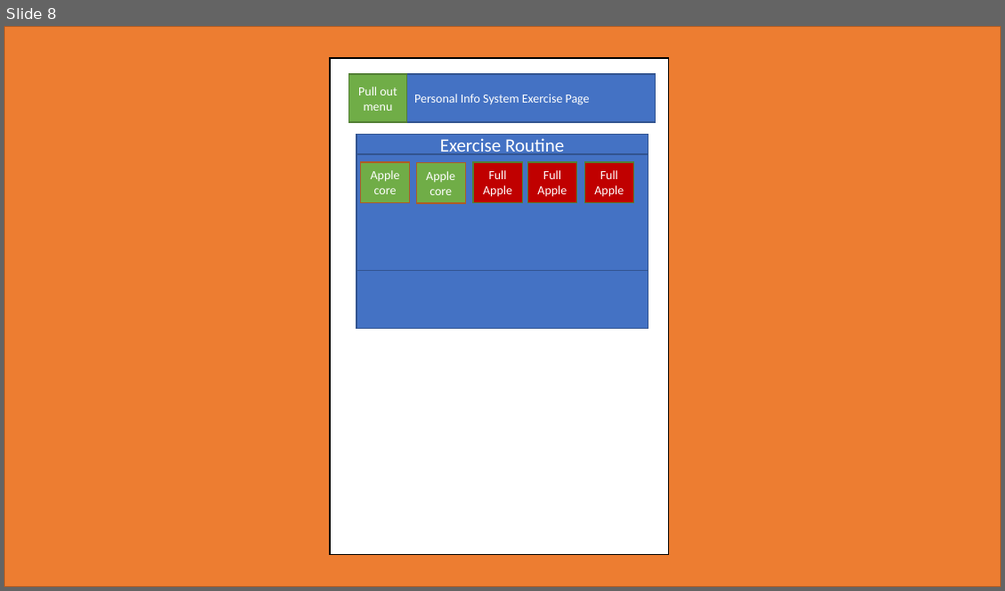
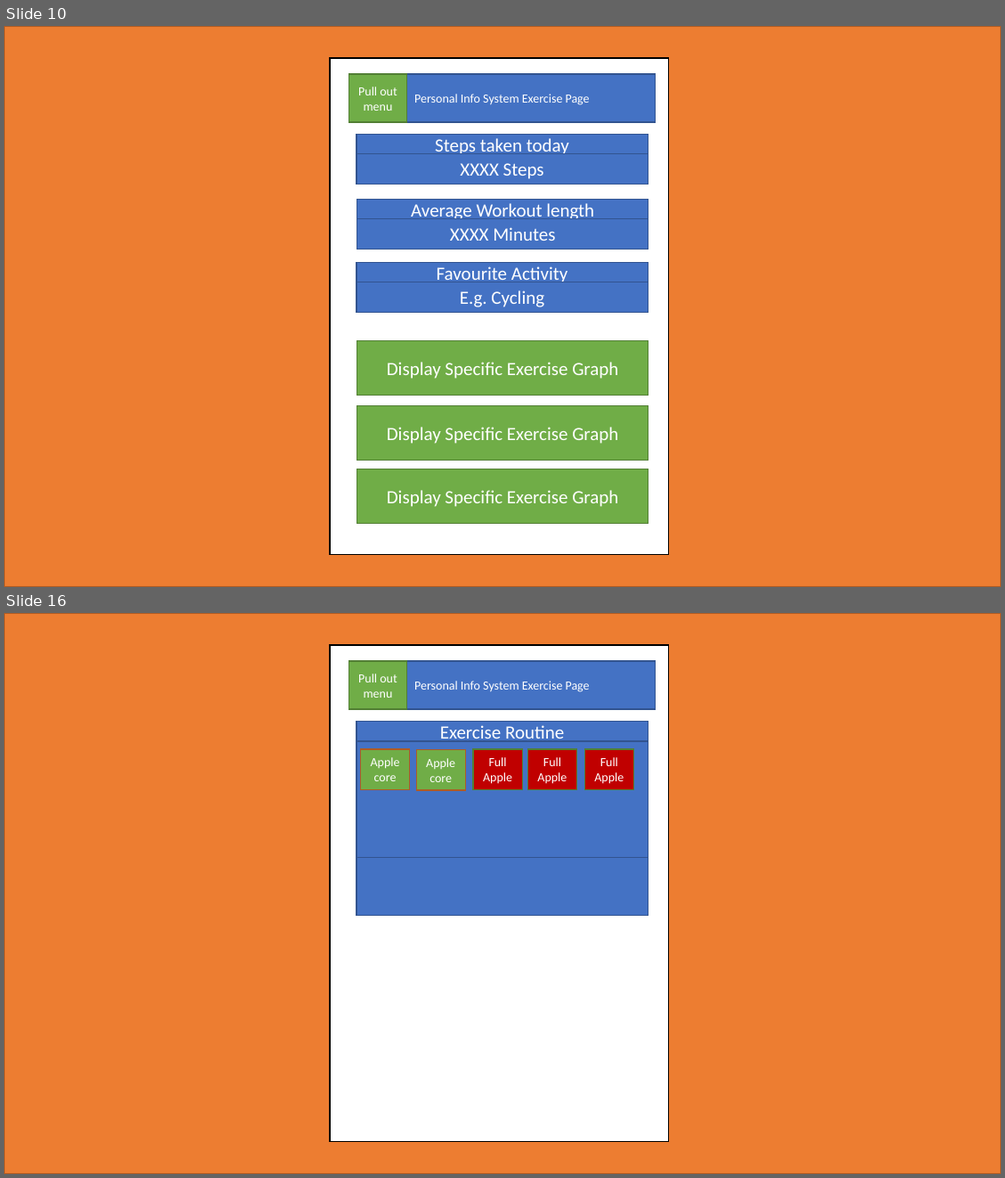
Before and after one commit to CM10313-Group-19/Personal-Infomatics-Software, a slide deck: ProjectInformation/Powerpoint designs/V1/powerpoint design.pptx. Shown one above the other, each under a label of ours: slide 8 before the commit, slides 10 and 16 after it; the slides between them are not shown. The pictures are 1005x591 and 1005x1178 pixels, drawn with LibreOffice and Linux fonts; fonts in the diff are those of the drawing. Boxes give left, top, right and bottom in pixels: in the first picture for what was removed or moved away, otherwise in the second. Text is boxed around its words. In the diff, an @@ line names an element or a change of style, - is before the commit and + after.

```diff
--- a/ProjectInformation/Powerpoint designs/V1/powerpoint design.pptx
+++ b/ProjectInformation/Powerpoint designs/V1/powerpoint design.pptx
@@ slide 10 added at (4,26,1001,587), background #FFFFFF @@
@@ rectangle added at (4,26,1001,587), fill #ED7D31, outline #AF5C24 1 pt @@
@@ rectangle added at (330,58,669,555), fill #FFFFFF, outline #000000 1 pt @@
@@ rectangle added at (348,74,655,122), fill #4472C4, outline #325491 1 pt, 12 pt, text #FFFFFF @@
+Personal Info System Exercise Page
@@ rectangle added at (348,74,407,122), fill #70AD47, outline #538035 1 pt, 12 pt, text #FFFFFF @@
+Pull out menu
@@ rectangle added at (356,135,647,155), fill #4472C4, outline #325491 1 pt, 18 pt, text #FFFFFF @@
+Steps taken today
@@ rectangle added at (356,154,647,184), fill #4472C4, outline #325491 1 pt, 18 pt, text #FFFFFF @@
+XXXX Steps
@@ rectangle added at (357,200,648,220), fill #4472C4, outline #325491 1 pt, 18 pt, text #FFFFFF @@
+Average Workout length
@@ rectangle added at (357,219,648,248), fill #4472C4, outline #325491 1 pt, 18 pt, text #FFFFFF @@
+XXXX Minutes
@@ rectangle added at (356,263,647,282), fill #4472C4, outline #325491 1 pt, 18 pt, text #FFFFFF @@
+Favourite Activity
@@ rectangle added at (356,281,647,312), fill #4472C4, outline #325491 1 pt, 18 pt, text #FFFFFF @@
+E.g. Cycling
@@ rectangle added at (357,341,648,395), fill #70AD47, outline #538035 1 pt, 18 pt, text #FFFFFF @@
+Display Specific Exercise Graph
@@ rectangle added at (357,406,648,460), fill #70AD47, outline #538035 1 pt, 18 pt, text #FFFFFF @@
+Display Specific Exercise Graph
@@ rectangle added at (357,468,648,524), fill #70AD47, outline #538035 1 pt, 18 pt, text #FFFFFF @@
+Display Specific Exercise Graph
@@ what was slide 8 is now slide 16 @@
```
Also in this commit, not shown: 7 slides changed, 12 other slides added.
